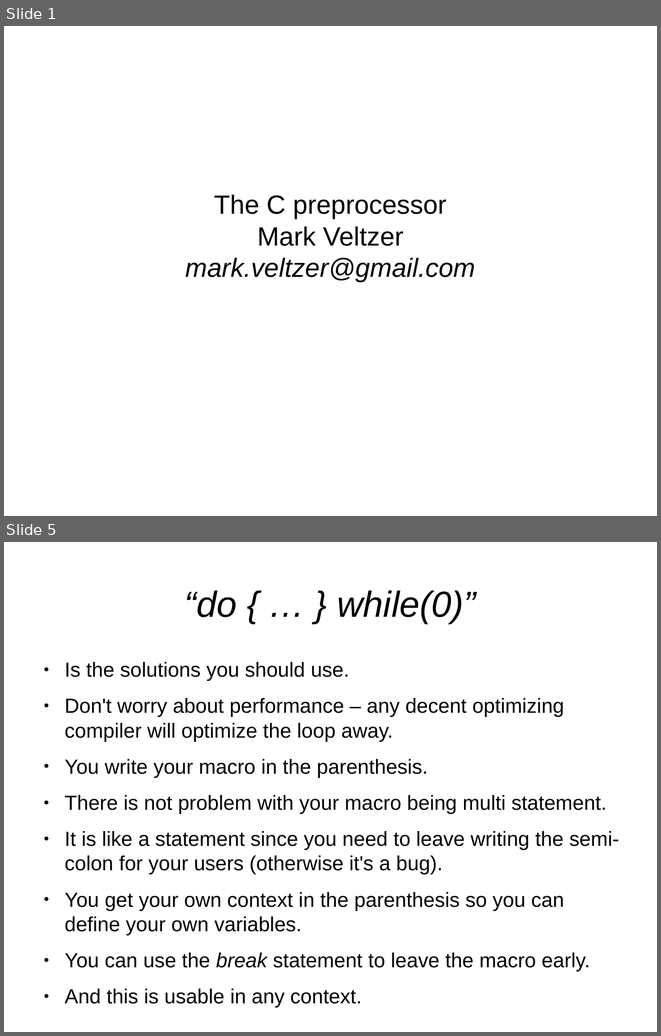
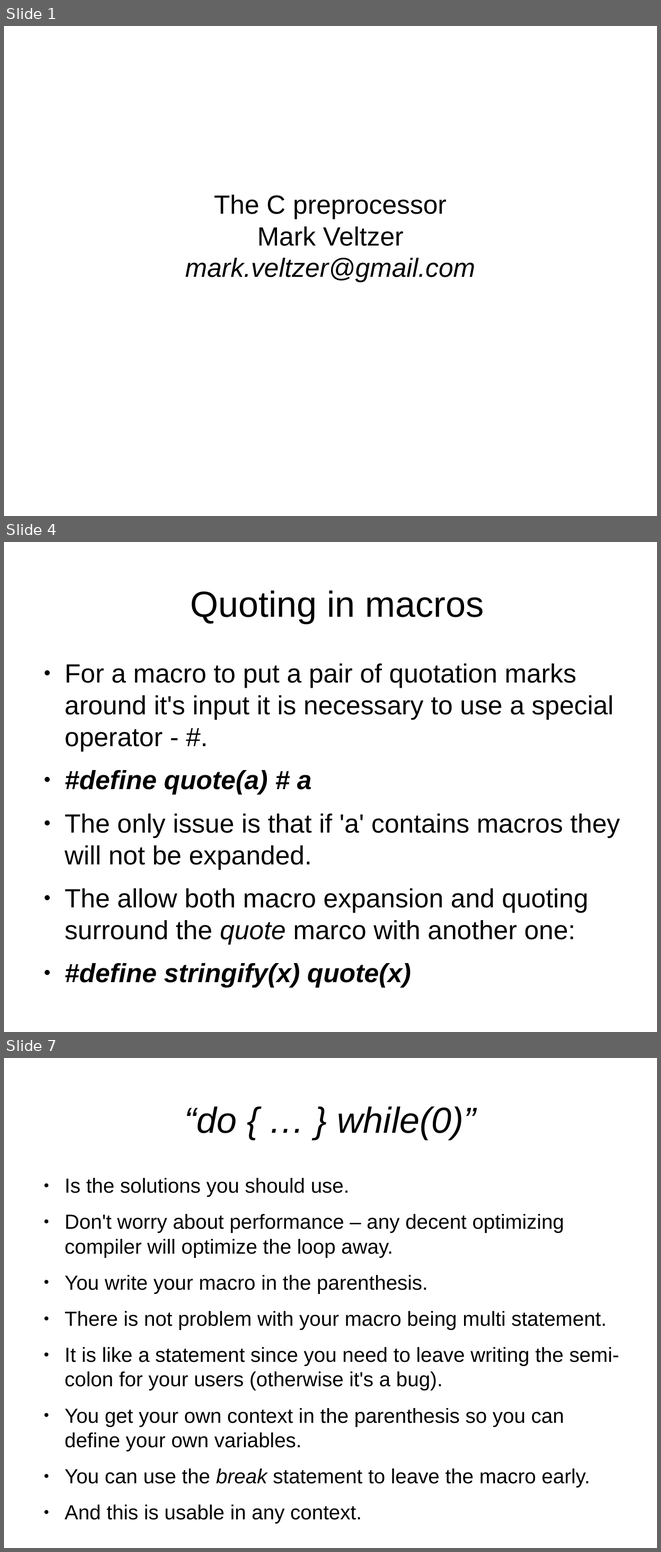
Before and after one commit to kalmuthu/slides, a slide deck: odp/c_pre_processor.odp. Shown one above the other, each under a label of ours: slides 1 and 5 before the commit, slides 1, 4 and 7 after it; the slides between them are not shown. The pictures are 661x1036 and 661x1552 pixels, drawn with LibreOffice and Linux fonts; fonts in the diff are those of the drawing. Boxes give left, top, right and bottom in pixels: in the first picture for what was removed or moved away, otherwise in the second. Text is boxed around its words. In the diff, an @@ line names an element or a change of style, - is before the commit and + after.

```diff
--- a/odp/c_pre_processor.odp
+++ b/odp/c_pre_processor.odp
@@ slide 4 added at (x1=4, y1=542, x2=657, y2=1032), background #FFFFFF @@
@@ title added at (x1=191, y1=590, x2=484, y2=623), 44 pt, text #000000 @@
+Quoting in macros
@@ text added at (x1=64, y1=663, x2=620, y2=944), 32 pt, text #000000 @@
+● For a macro to put a pair of quotation marks around it's input it is necessary to use a special operator - #.
+● #define quote(a) # a
+● The only issue is that if 'a' contains macros they will not be expanded.
+● The allow both macro expansion and quoting surround the quote marco with another one:
+● #define stringify(x) quote(x)
@@ what was slide 5 is now slide 7 @@
```
Also in this commit, not shown: 3 slides changed, 1 other slide added.
